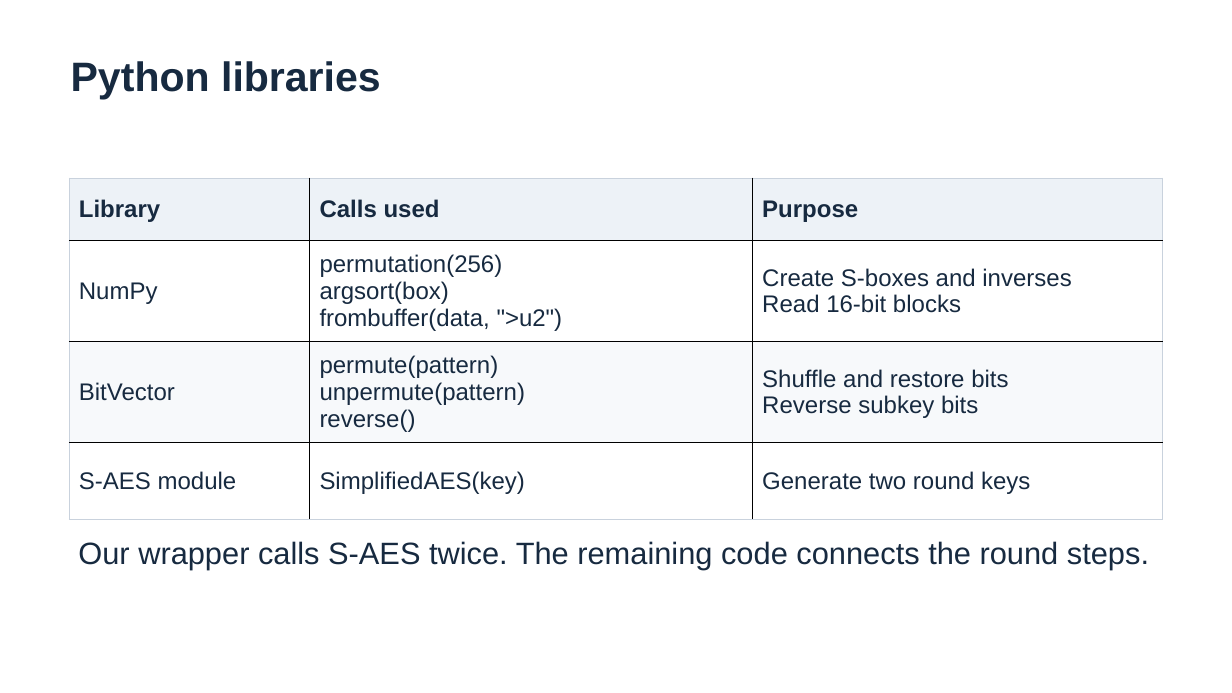
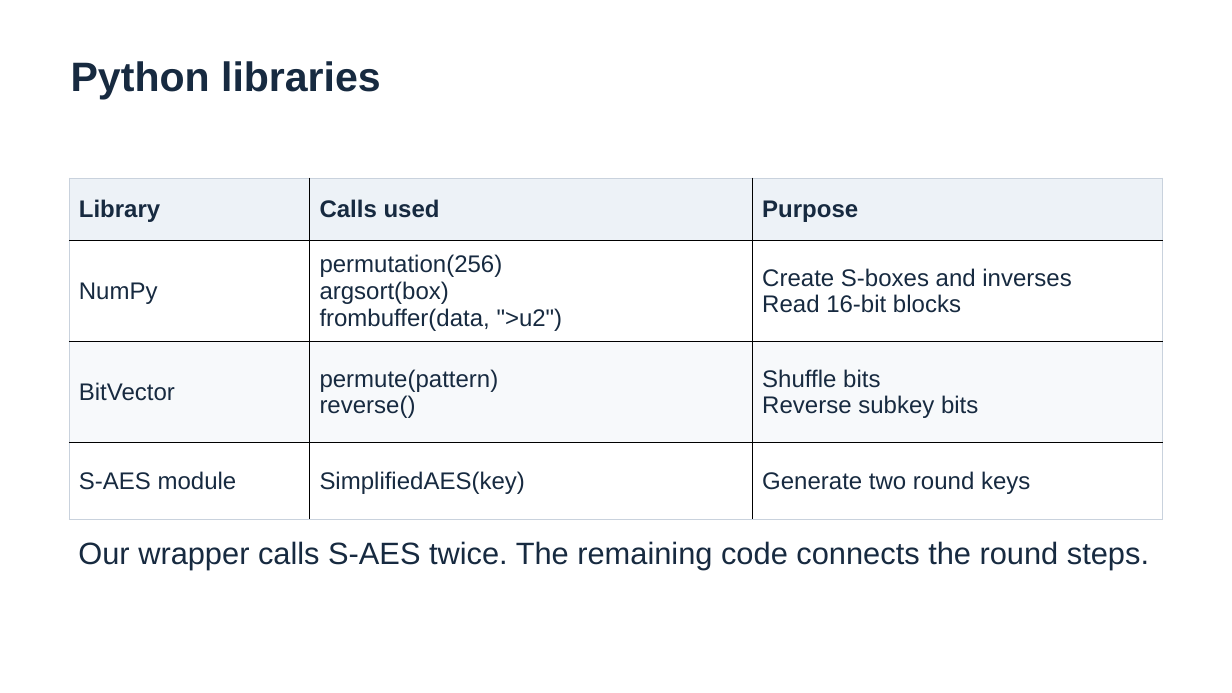
Before and after one commit to Midnight-Kyo/cse310-symmetric-cipher-project, a slide deck: slide 6 of presentation/Symmetric_Algorithm_Presentation.pptx. Drawn at 1232x693 pixels with LibreOffice and Linux fonts; fonts in the diff are those of the drawing. Boxes give left, top, right and bottom in pixels: in the first picture for what was removed or moved away, otherwise in the second. Text is boxed around its words. In the diff, an @@ line names an element or a change of style, - is before the commit and + after.

```diff
--- a/presentation/Symmetric_Algorithm_Presentation.pptx
+++ b/presentation/Symmetric_Algorithm_Presentation.pptx
@@ table at <box>69,178,1163,583</box> @@
-row 3, column 2: permute(pattern) / unpermute(pattern) / reverse()
+row 3, column 2: permute(pattern) / reverse()
-row 3, column 3: Shuffle and restore bits / Reverse subkey bits
+row 3, column 3: Shuffle bits / Reverse subkey bits
```
Also in this commit, not shown: 2 other slides changed, 14 other files.
